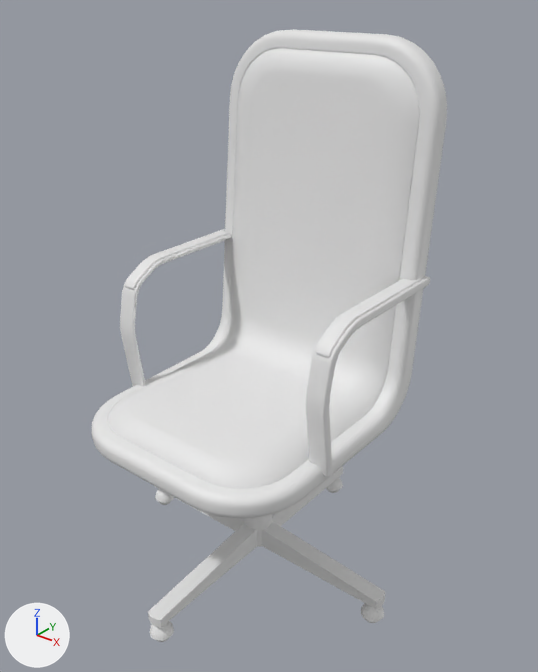
An edit to the Blender file Models/RollingChair.blend, drawn before and after from the same camera.
The view is the same before and after, from a 50 mm camera at (0.942, -1.064, 1.336) aimed at (0.019, 0.089, 0.62). Every picture has the same lights, and +X, +Y and +Z are marked at lower left.
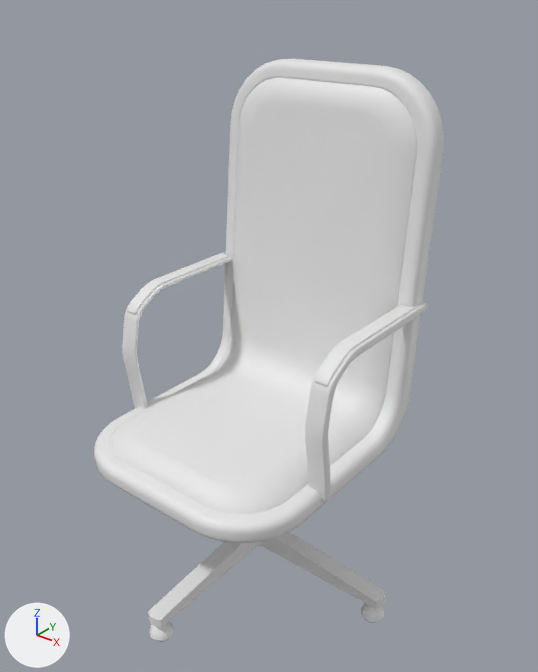
Where the change shows, as pixel boxes (x1, y1, x2, y2) in the pictures (538 x 672 px):
'Cube.001', mesh moved: before (92, 29, 447, 518); after (94, 59, 444, 543)
'Cube.002', mesh moved: before (120, 229, 430, 477); after (122, 251, 428, 502)

The change, as a list of edits to the scene's bpy script:
```text
Change me_cube_001:
    where me_cube_001.from_pydata(...)  # 1300 vertices, 1266 faces; spans x -0.271..0.271, y -0.271..0.362, z 0.416..1.227
    used by ob_cube_001; location = (0.0, 0.0, 0.0)
    me_cube_001 part 1: the whole mesh is moved by (0.0, 0.0, -0.06)
Change me_cube_005:
    where me_cube_005.from_pydata(...)  # 1301 vertices, 1258 faces; spans x 0.238..0.283, y -0.077..0.313, z 0.443..0.76
    used by ob_cube_002; location = (0.0, 0.0, 0.0)
    me_cube_005 part 2: the whole mesh is moved by (0.0, 0.0, -0.06)
```
